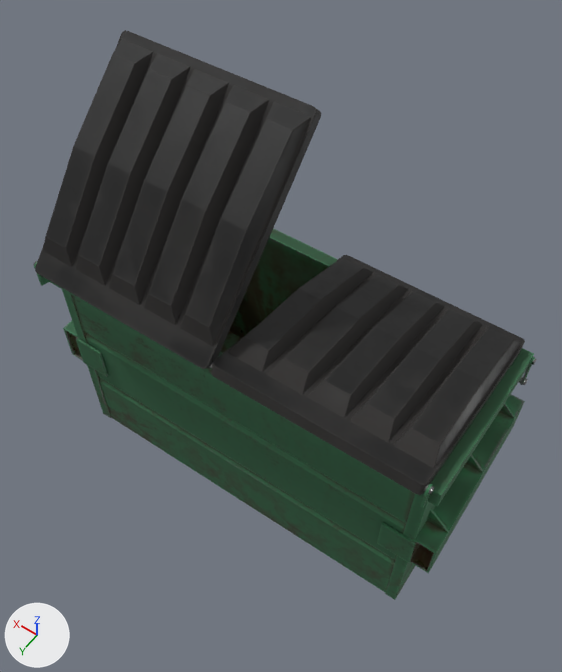
The glTF model DirtyDumpster.glb, before and after one commit.
One viewpoint serves both versions: a 50 mm camera at (-1.52, 1.67, 3.96) aimed at (-0.26, -0.1, 1.17). Lighting does not change. The marker at lower left points along +X, +Y and +Z. Where no turn or scale is listed for an object, it has been applied to the vertices.

The older version as bpy lines, for what is in view:
```python
me_base_02_dumpster_02_0 = bpy.data.meshes.new('Base_02_Dumpster_02_0')
me_base_02_dumpster_02_0.from_pydata(...)  # 408 vertices, 712 faces; spans x -1.06..1.06, y -0.47..0.62, z -0.78..0.54
me_base_02_dumpster_02_0.materials.append(mat_dumpster_02)
me_cap_03_dumpster_02_0 = bpy.data.meshes.new('Cap_03_Dumpster_02_0')
me_cap_03_dumpster_02_0.from_pydata(...)  # 224 vertices, 448 faces; spans x -47.0..47.0, y -49.7..58.3, z -5.8..7.7
me_cap_03_dumpster_02_0.materials.append(mat_dumpster_02)
me_cap_04_dumpster_02_0 = bpy.data.meshes.new('Cap_04_Dumpster_02_0')
me_cap_04_dumpster_02_0.from_pydata(...)  # 224 vertices, 448 faces; spans x -47.0..47.0, y -49.7..58.3, z -5.8..7.7
me_cap_04_dumpster_02_0.materials.append(mat_dumpster_02)
ob_base_02_dumpster_02_0 = bpy.data.objects.new('Base_02_Dumpster_02_0', me_base_02_dumpster_02_0)
ob_base_02_dumpster_02_0.location = (-0.243, -0.212, 0.947)
ob_cap_03_dumpster_02_0 = bpy.data.objects.new('Cap_03_Dumpster_02_0', me_cap_03_dumpster_02_0)
ob_cap_03_dumpster_02_0.parent = ob_object_30
ob_cap_03_dumpster_02_0.location = (0.0, -4.401, 2.801)
ob_cap_04_dumpster_02_0 = bpy.data.objects.new('Cap_04_Dumpster_02_0', me_cap_04_dumpster_02_0)
ob_cap_04_dumpster_02_0.parent = ob_object_33
ob_cap_04_dumpster_02_0.location = (0.0, -4.401, 2.801)
```
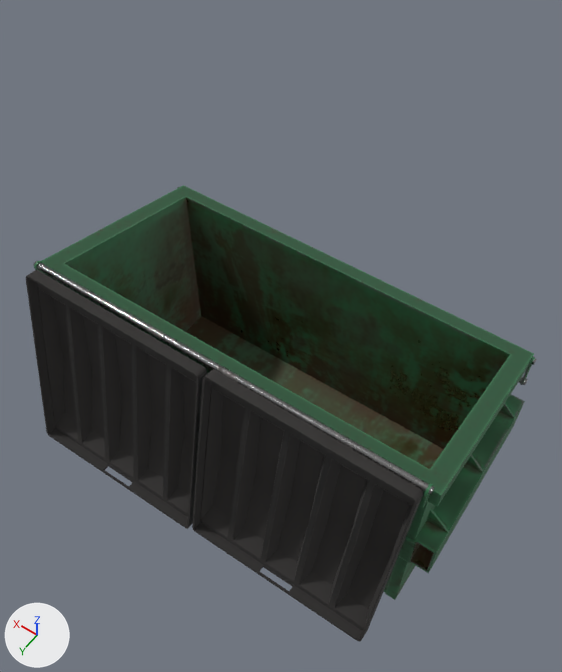
Changed parts and their boxes (x1, y1, x2, y2) in the pictures (562 x 672 px):
'Cap_04_Dumpster_02_0', moved, turned: before (35, 30, 321, 369); after (192, 369, 423, 642)
'Cap_03_Dumpster_02_0', moved, turned: before (211, 255, 525, 495); after (26, 270, 207, 529)

The change, as a diff of the scene's bpy script:
```diff
--- a/DirtyDumpster.glb.py
+++ b/DirtyDumpster.glb.py
@@ ob_cap_03_dumpster_02_0 @@
 ob_cap_03_dumpster_02_0 = bpy.data.objects.new('Cap_03_Dumpster_02_0', me_cap_03_dumpster_02_0)
-ob_cap_03_dumpster_02_0.parent = ob_object_30
-ob_cap_03_dumpster_02_0.location = (0.0, -4.401, 2.801)
+ob_cap_03_dumpster_02_0.parent = ob_object_33_001
+ob_cap_03_dumpster_02_0.location = (1.133, 101.0, -31.26)
+ob_cap_03_dumpster_02_0.rotation_euler = (2.548, -0.0109, -0.00682)  # degrees (146, -0.6, -0.4)
@@ ob_cap_04_dumpster_02_0 @@
 ob_cap_04_dumpster_02_0.parent = ob_object_33
-ob_cap_04_dumpster_02_0.location = (0.0, -4.401, 2.801)
+ob_cap_04_dumpster_02_0.location = (-94.53, 100.3, -32.02)
+ob_cap_04_dumpster_02_0.rotation_euler = (2.548, -0.0109, -0.00682)  # degrees (146, -0.6, -0.4)
@@ ob_object_33_001 @@
+ob_object_33_001 = bpy.data.objects.new('Object_33.001', None)
+ob_object_33_001.parent = ob_cap_04_001
+ob_object_33_001.location = (0.0, -51.28, 0.3)
@@ ob_cap_04_001 @@
+ob_cap_04_001 = bpy.data.objects.new('Cap_04.001', None)
+ob_cap_04_001.parent = ob_dumpstar_02_001
+ob_cap_04_001.location = (47.5, -146.2, 52.0)
+ob_cap_04_001.rotation_euler = (0.785, 0.0, 0.0)  # degrees (45, 0, 0)
@@ ob_dumpstar_02_001 @@
+ob_dumpstar_02_001 = bpy.data.objects.new('Dumpstar_02.001', None)
+ob_dumpstar_02_001.parent = ob_rootnode_001
+ob_dumpstar_02_001.location = (275.0, -58.62, 0.0)
+ob_dumpstar_02_001.rotation_euler = (-1.571, 0.0, -0.436)  # degrees (-90, 0, -25)
@@ ob_rootnode_001 @@
+ob_rootnode_001 = bpy.data.objects.new('RootNode.001', None)
+ob_rootnode_001.parent = ob_fed684c757a247f3bea0ca19d415f740_fbx_001
+ob_rootnode_001.location = (-0.0000229, 0.0, 0.0)
@@ ob_fed684c757a247f3bea0ca19d415f740_fbx_001 @@
+ob_fed684c757a247f3bea0ca19d415f740_fbx_001 = bpy.data.objects.new('fed684c757a247f3bea0ca19d415f740.fbx.001', None)
+ob_fed684c757a247f3bea0ca19d415f740_fbx_001.parent = ob_sketchfab_model_001
+ob_fed684c757a247f3bea0ca19d415f740_fbx_001.location = (0.0, 0.0, 0.0)
+ob_fed684c757a247f3bea0ca19d415f740_fbx_001.rotation_euler = (1.571, 0.0, 0.0)  # degrees (90, 0, 0)
+ob_fed684c757a247f3bea0ca19d415f740_fbx_001.scale = (0.01, 0.01, 0.01)
@@ ob_sketchfab_model_001 @@
+ob_sketchfab_model_001 = bpy.data.objects.new('Sketchfab_model.001', None)
+ob_sketchfab_model_001.location = (-2.97, -0.851, 0.0)
+ob_sketchfab_model_001.rotation_euler = (-1.571, 0.0, 0.459)  # degrees (-90, 0, 26)
```
